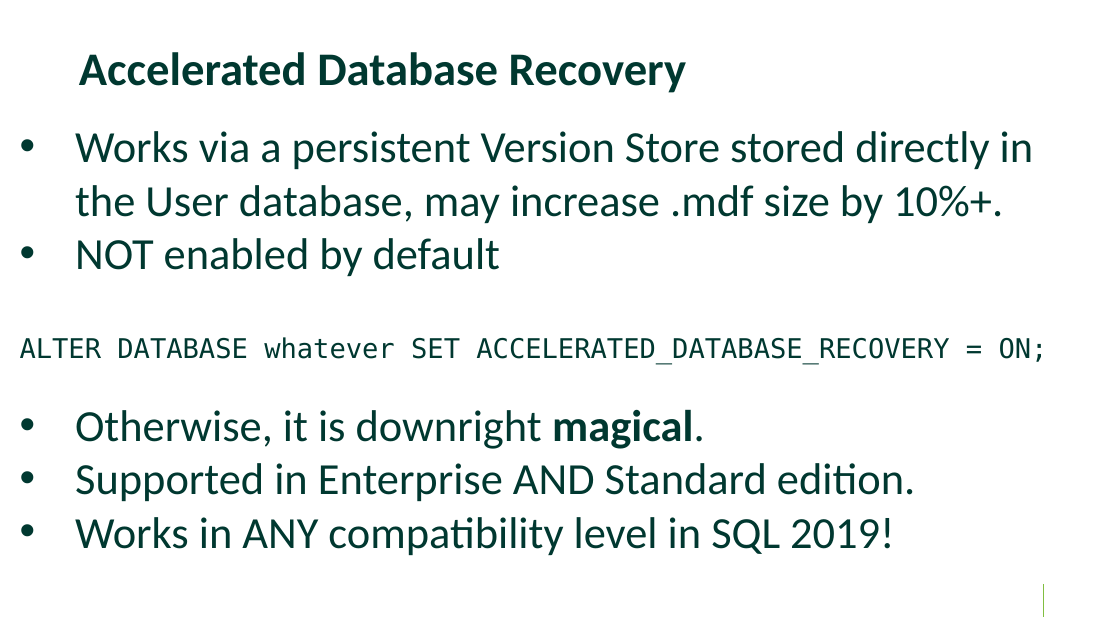
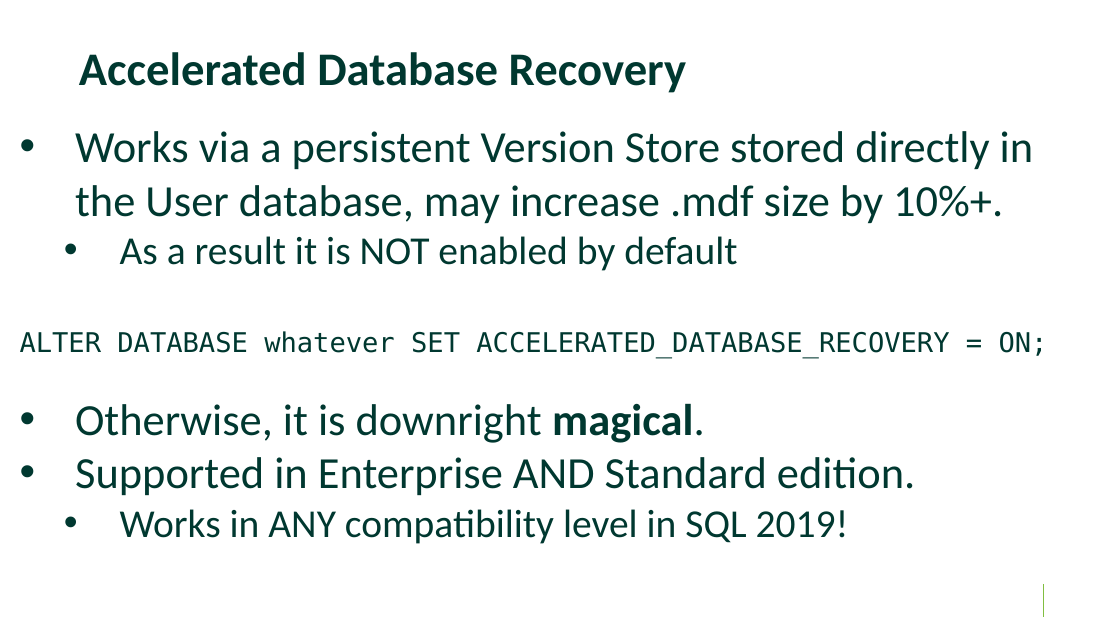
Before and after one commit to williamadba/Public-Presentations, a slide deck: slide 44 of SparkEd/The Business Case for SQL 2019.pptx. Drawn at 1120x630 pixels with LibreOffice and Linux fonts; fonts in the diff are those of the drawing; background and template pictures are left out. Boxes give left, top, right and bottom in pixels: in the first picture for what was removed or moved away, otherwise in the second. Text is boxed around its words. In the diff, an @@ line names an element or a change of style, - is before the commit and + after.

```diff
--- a/SparkEd/The Business Case for SQL 2019.pptx
+++ b/SparkEd/The Business Case for SQL 2019.pptx
@@ text at [120,236,737,271]: text changed; size 36 to 32 pt @@
-• NOT enabled by default
+  • As a result it is NOT enabled by default
@@ text at [120,509,849,544]: size 36 to 32 pt in "Works in ANY compatibility level in SQL ..."; list level 1 to 2 in "Works in ANY compatibility level ..." @@
```
Also in this commit, not shown: 27 other slides changed, 1 slide removed.
